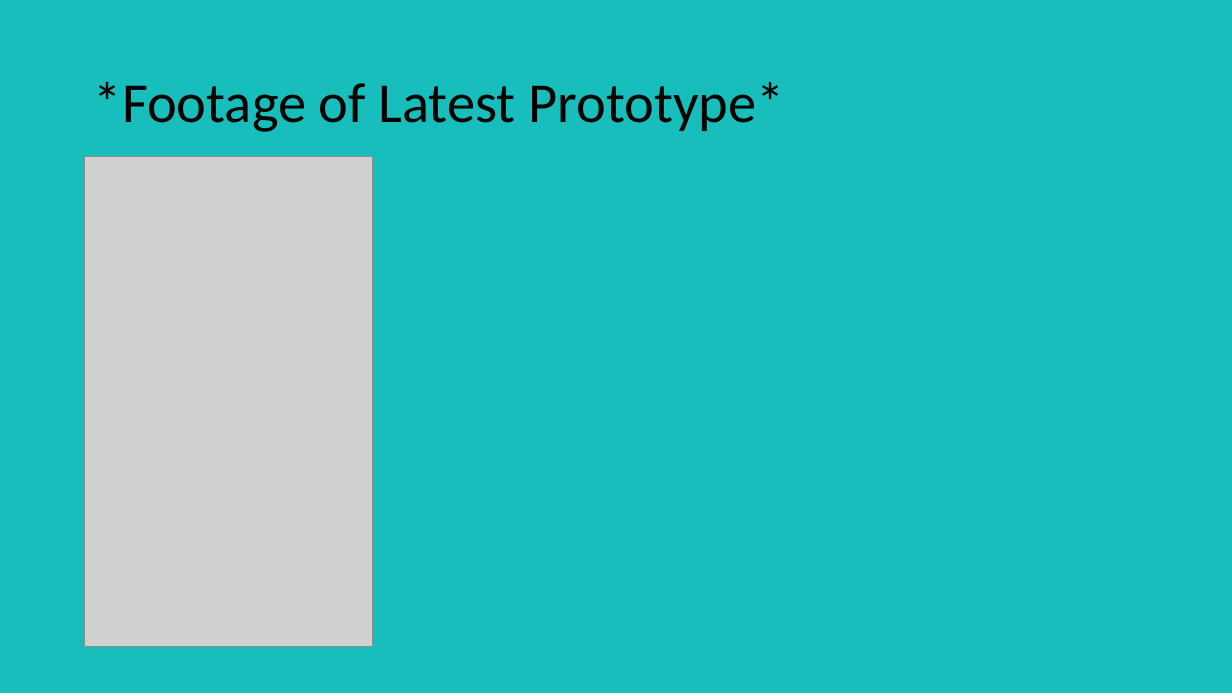
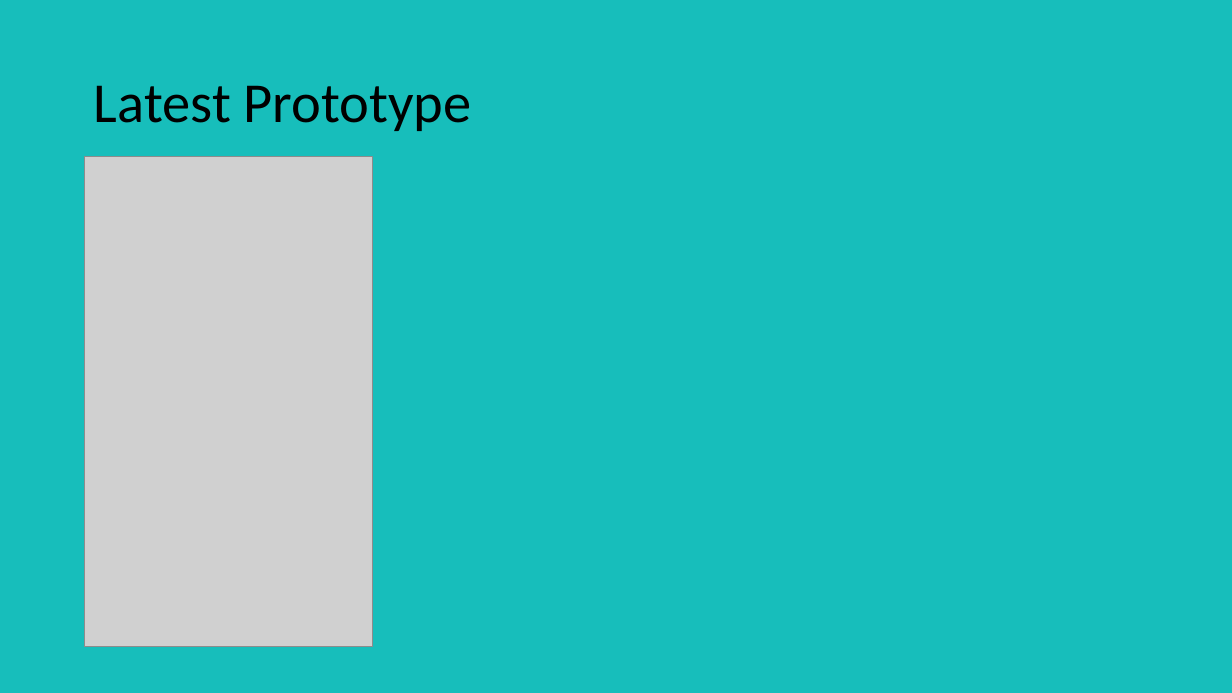
Before and after one commit to UoSGroupProjects1718/mgp-mgp-group-6, a slide deck: slide 4 of Pitch Presentations/Second Pitch Template.pptx. Drawn at 1232x693 pixels with LibreOffice and Linux fonts; fonts in the diff are those of the drawing; grey boxes stand for pictures. Boxes give left, top, right and bottom in pixels: in the first picture for what was removed or moved away, otherwise in the second. Text is boxed around its words. In the diff, an @@ line names an element or a change of style, - is before the commit and + after.

```diff
--- a/Pitch Presentations/Second Pitch Template.pptx
+++ b/Pitch Presentations/Second Pitch Template.pptx
@@ title at [94,85,472,131]: text changed @@
-*Footage of Latest Prototype*
+Latest Prototype
```
Also in this commit, not shown: 7 other slides changed, 4 slides added, 1 slide removed, 8 other files.
